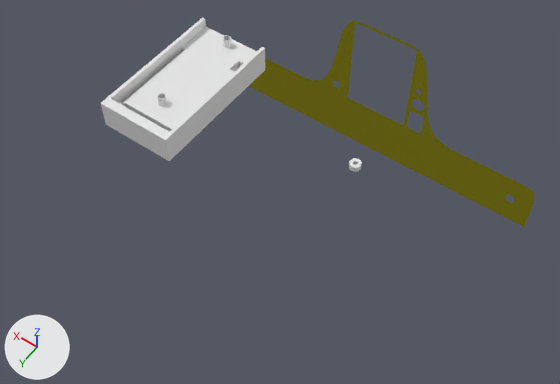
The Blender file Drawings/piamp.blend, before and after one commit.
One viewpoint serves both versions: a camera (50 mm lens) standing at (-20.3, 37.4, 129.0) and looking at (0.7, 8.0, 82.8). Every picture has the same lights, and +X, +Y and +Z are marked at lower left.

The first picture shows 'Arduino-holder', 'Front-plate'.
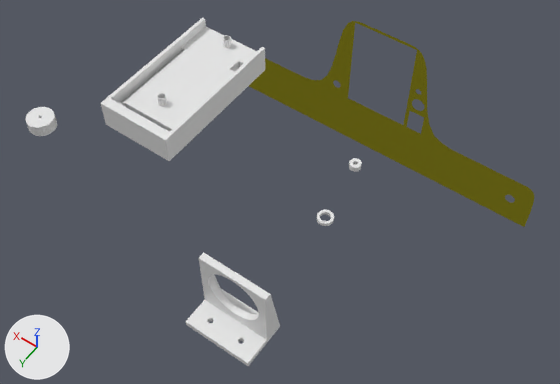
Location of each change, [x1, y1, x2, y2] in pixels of the pictures (560 x 384 px):
'Fan-holder', added: after [185, 252, 280, 366]
'Feet', added: after [25, 107, 57, 136]
'Spacer-encoder', added: after [317, 210, 334, 226]

The change, as a diff of the scene's bpy script:
```diff
--- a/Drawings/piamp.blend.py
+++ b/Drawings/piamp.blend.py
@@ me_cube_045 @@
+me_cube_045.from_pydata(...)  # 400 vertices, 236 faces; spans x -2.55..2.55, y -0.5..3.0, z -2.0..3.5
@@ me_cylinder_011 @@
+me_cylinder_011.from_pydata(...)  # 128 vertices, 128 faces; spans x -0.6..0.6, y -0.6..0.6, z -0.15..0.15
@@ me_cylinder_013 @@
+me_cylinder_013.from_pydata(...)  # 512 vertices, 512 faces; spans x -1.12..1.12, y -1.12..1.12, z -0.5..0.5
@@ ob_fan_holder @@
+ob_fan_holder = bpy.data.objects.new('Fan-holder', me_cube_045)
+ob_fan_holder.location = (-3.53, 17.91, 85.35)
@@ ob_spacer_encoder @@
+ob_spacer_encoder = bpy.data.objects.new('Spacer-encoder', me_cylinder_011)
+ob_spacer_encoder.location = (-4.36, 9.63, 85.35)
@@ ob_feet @@
+ob_feet = bpy.data.objects.new('Feet', me_cylinder_013)
+ob_feet.location = (19.76, 13.82, 83.8)
```
